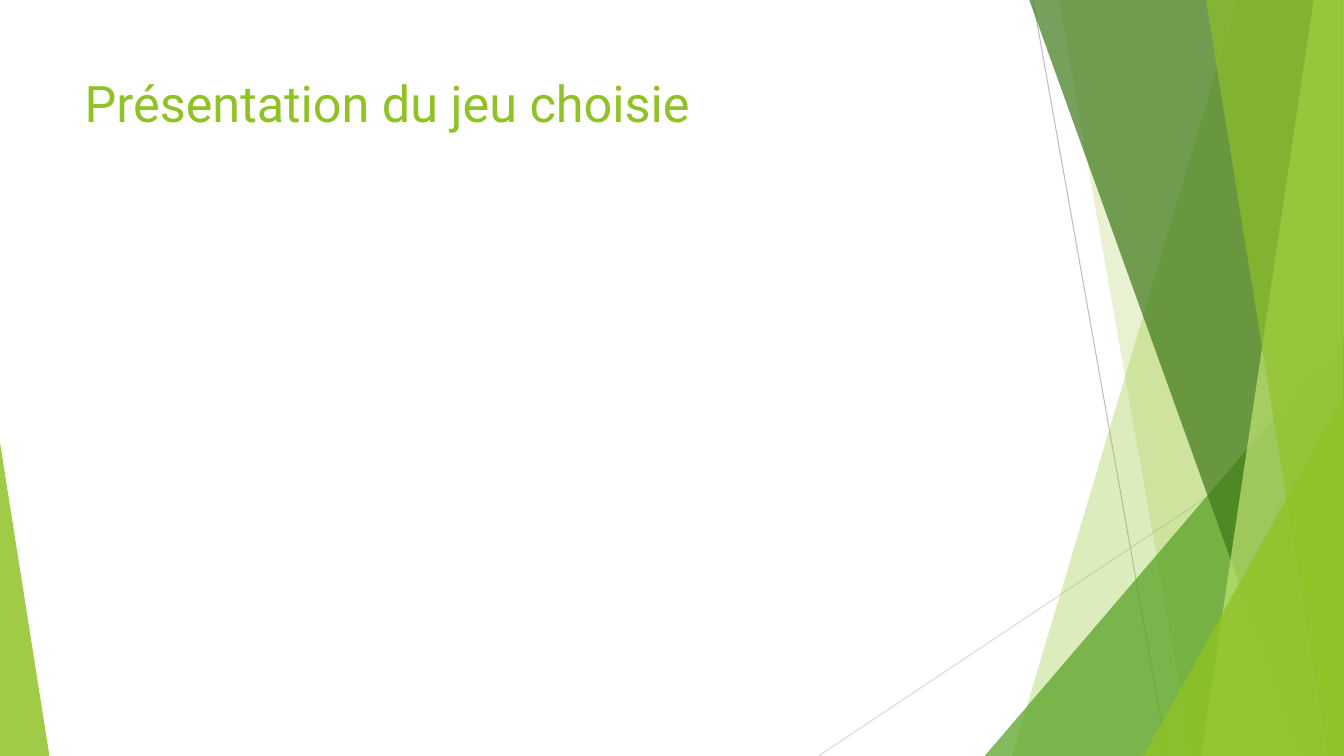
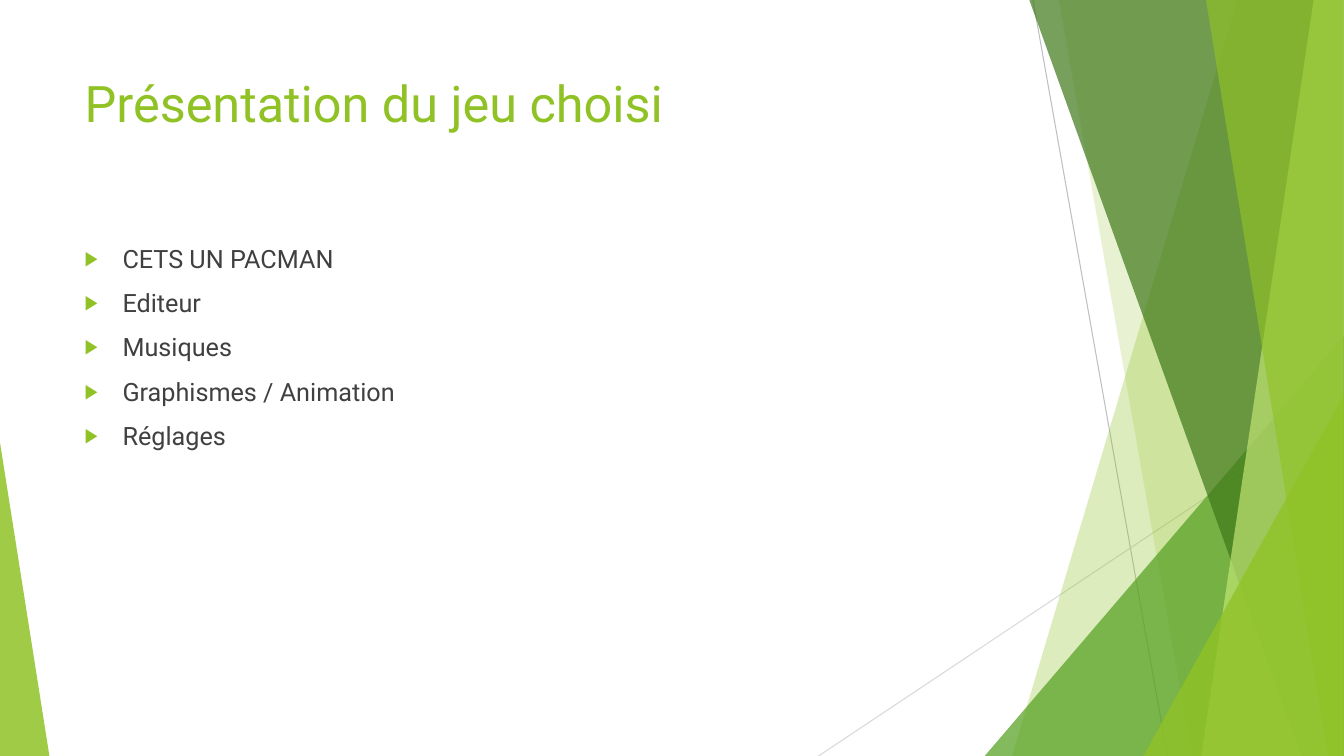
Before and after one commit to 52Alexis/PTUTS2A2, a slide deck: slide 3 of docs/rapport/diapopresdebut (1).pptx. Drawn at 1344x756 pixels with LibreOffice and Linux fonts; fonts in the diff are those of the drawing. Boxes give left, top, right and bottom in pixels: in the first picture for what was removed or moved away, otherwise in the second. Text is boxed around its words. In the diff, an @@ line names an element or a change of style, - is before the commit and + after.

```diff
--- a/docs/rapport/diapopresdebut (1).pptx
+++ b/docs/rapport/diapopresdebut (1).pptx
@@ title at (85,84,663,133): text changed @@
-Présentation du jeu choisie
+Présentation du jeu choisi
@@ text added at (123,250,395,451), 18 pt, text #404040 @@
+▶ CETS UN PACMAN
+▶ Editeur
+▶ Musiques
+▶ Graphismes / Animation
+▶ Réglages
```
Also in this commit, not shown: 1 other slide changed.
